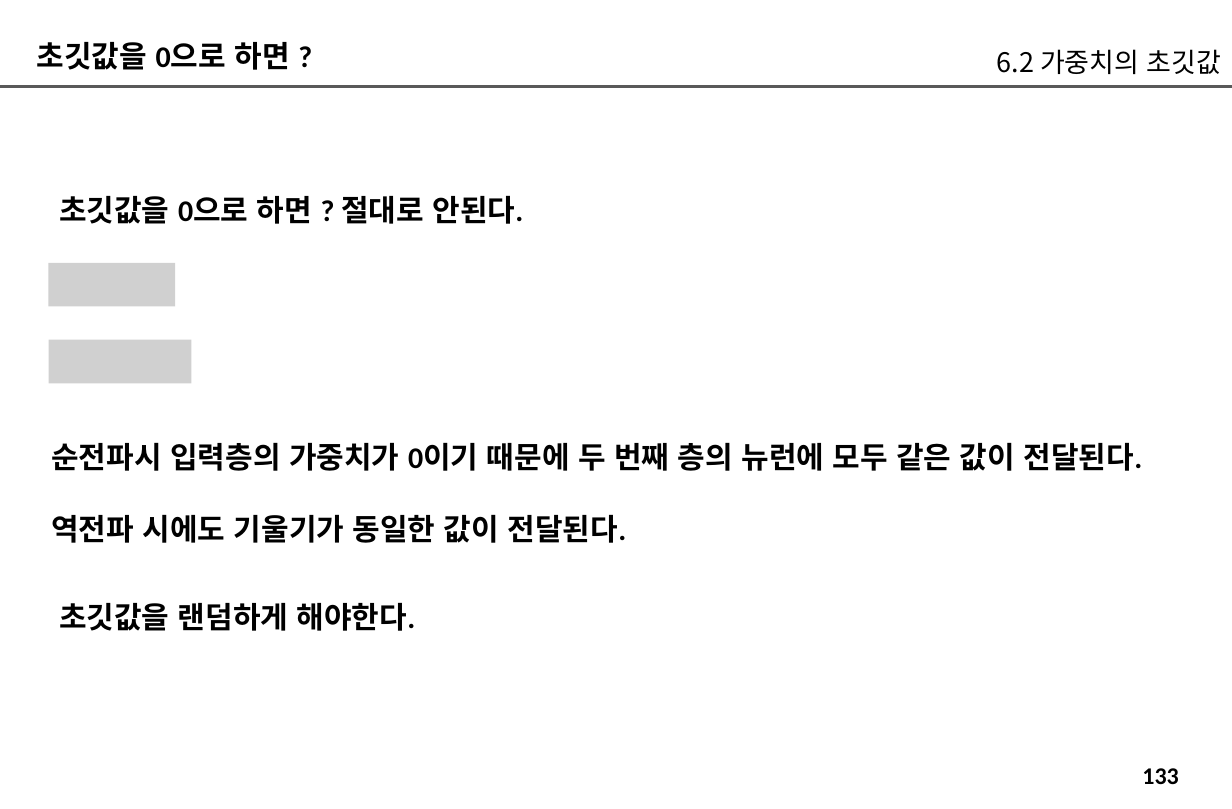
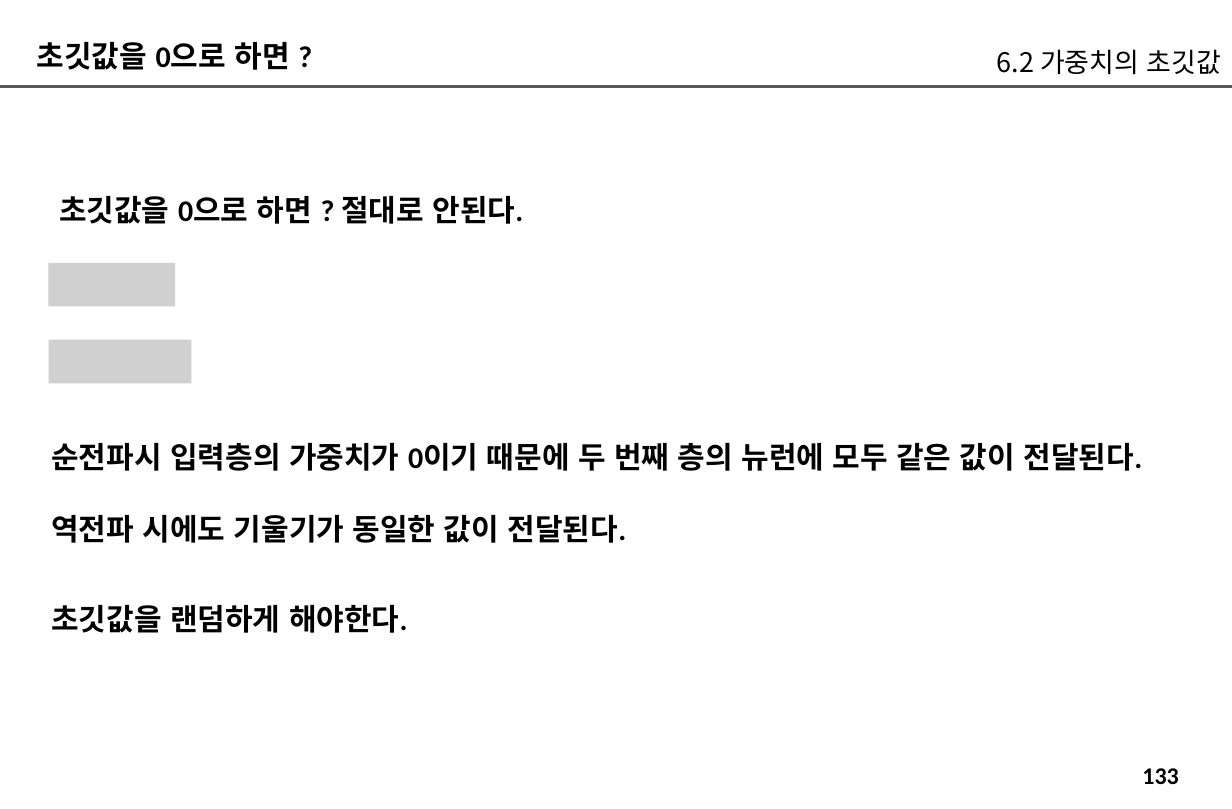
Before and after one commit to imguru-mooc/deep_learning_nlp, a slide deck: slide 133 of 인공지능_자연어처리_2_판서.pptx. Drawn at 1232x809 pixels with LibreOffice and Linux fonts; fonts in the diff are those of the drawing; grey boxes stand for pictures. Boxes give left, top, right and bottom in pixels: in the first picture for what was removed or moved away, otherwise in the second. Text is boxed around its words. In the diff, an @@ line names an element or a change of style, - is before the commit and + after.

```diff
--- a/인공지능_자연어처리_2_판서.pptx
+++ b/인공지능_자연어처리_2_판서.pptx
@@ text "초깃값을 랜덤하게 해야한다.": place and size @@
-text "초깃값을 랜덤하게 해야한다." at box(59, 603, 416, 631)
+text "초깃값을 랜덤하게 해야한다." at box(51, 605, 408, 633)
```
Also in this commit, not shown: 2 other slides changed, 16 slides added.
